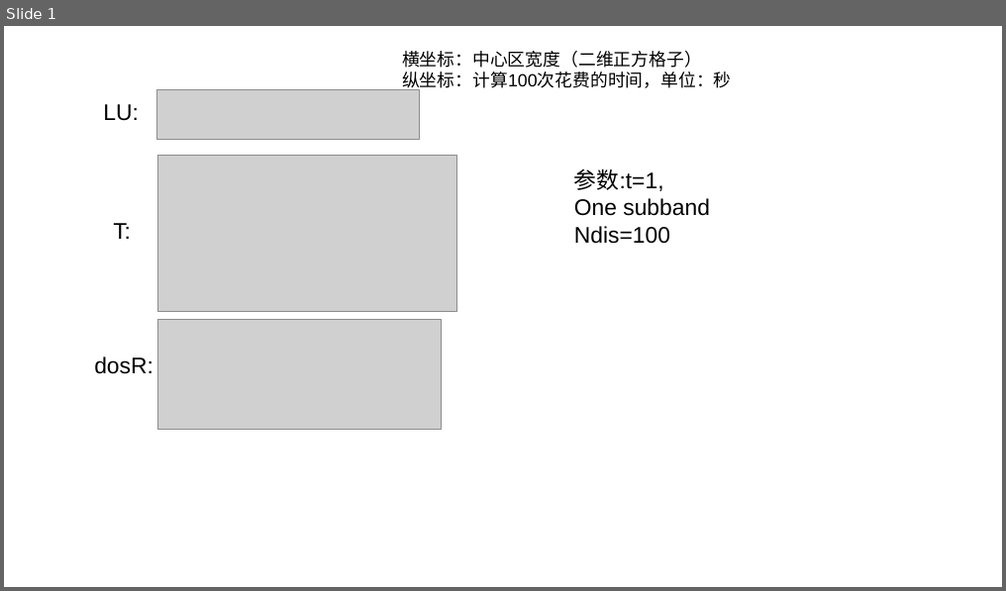
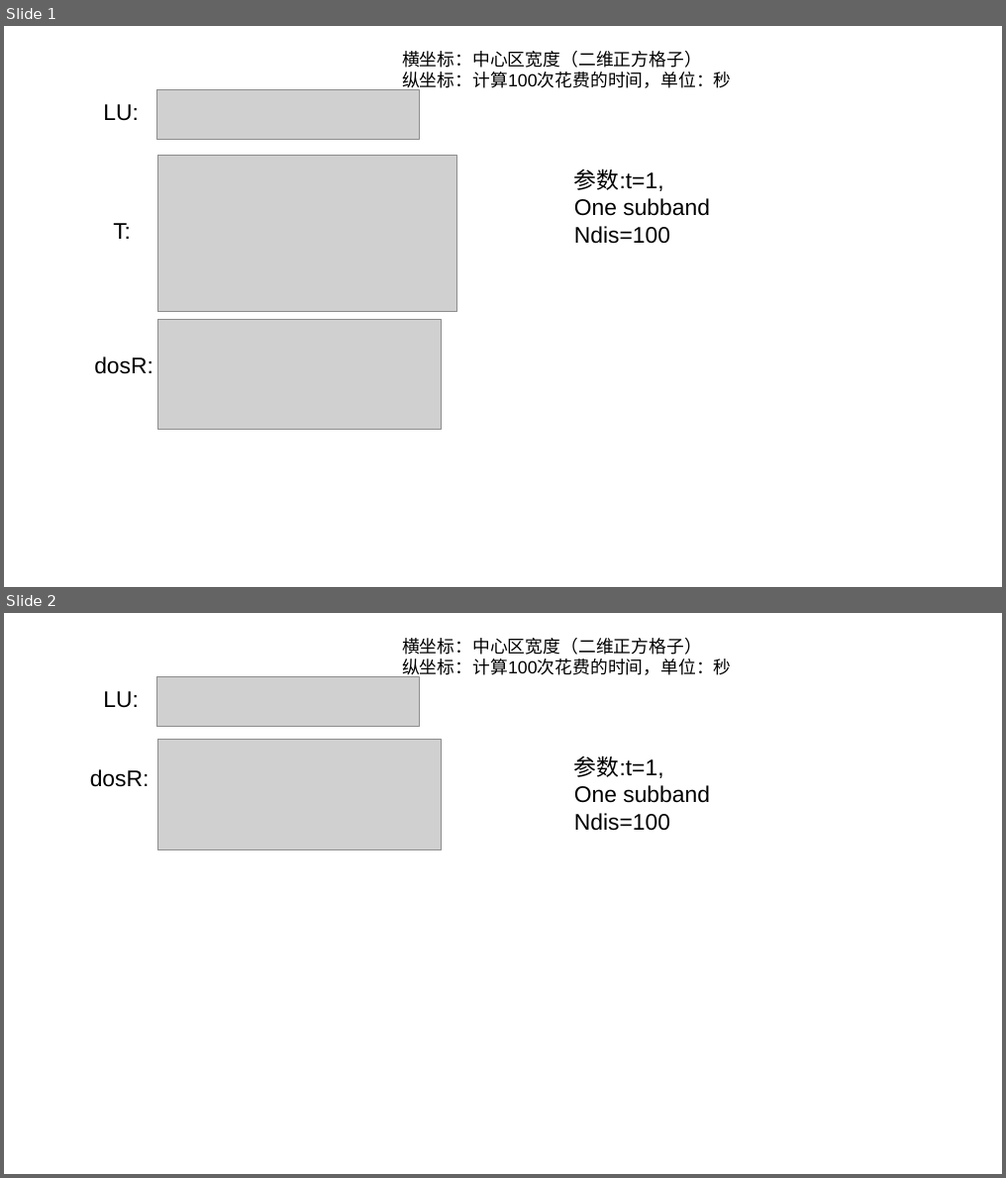
Before and after one commit to GoldenRaven/test_time_consuming_GF, a slide deck: summary12.odp. Shown one above the other, each under a label of ours: slide 1 before the commit, slides 1 and 2 after it. The pictures are 1006x591 and 1006x1178 pixels, drawn with LibreOffice and Linux fonts; fonts in the diff are those of the drawing; grey boxes stand for pictures; background and template pictures are left out. Boxes give left, top, right and bottom in pixels: in the first picture for what was removed or moved away, otherwise in the second. Text is boxed around its words. In the diff, an @@ line names an element or a change of style, - is before the commit and + after.

```diff
--- a/summary12.odp
+++ b/summary12.odp
@@ slide 2 added at [4,613,1002,1174], background picture (left out) @@
@@ text added at [402,638,732,679], 14 pt, text #000000 @@
+横坐标：中心区宽度（二维正方格子）
+纵坐标：计算100次花费的时间，单位：秒
@@ text added at [103,691,139,708], 18 pt, text #000000 @@
+LU:
@@ picture added at [157,676,420,727] @@
@@ picture added at [157,740,441,851] @@
@@ text added at [574,756,710,831], 18 pt, text #000000 @@
+参数:t=1,
+One subband
+Ndis=100
@@ text added at [90,769,150,787], 18 pt, text #000000 @@
+dosR:
```
Also in this commit, not shown: 4 other files.
